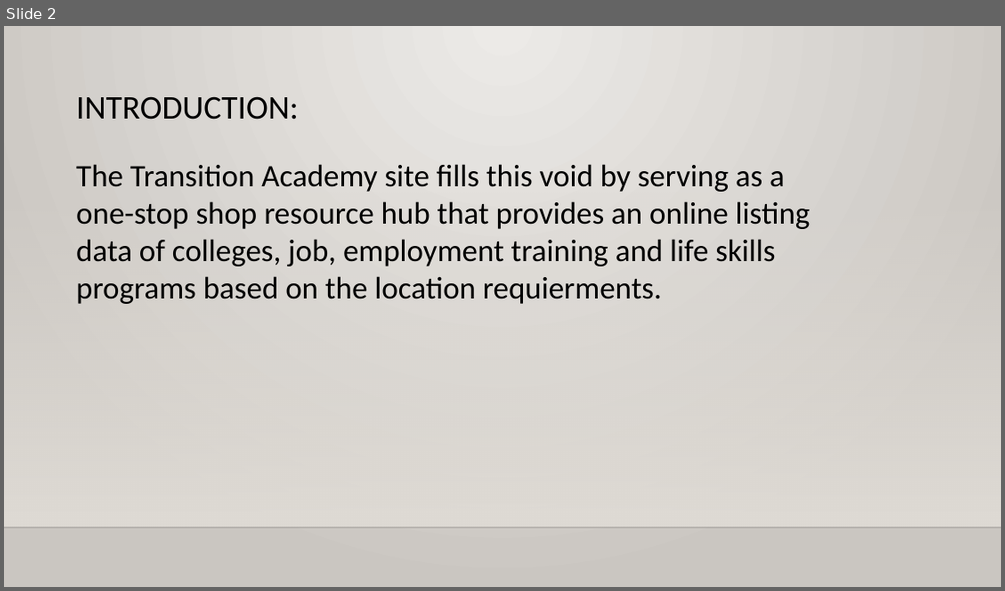
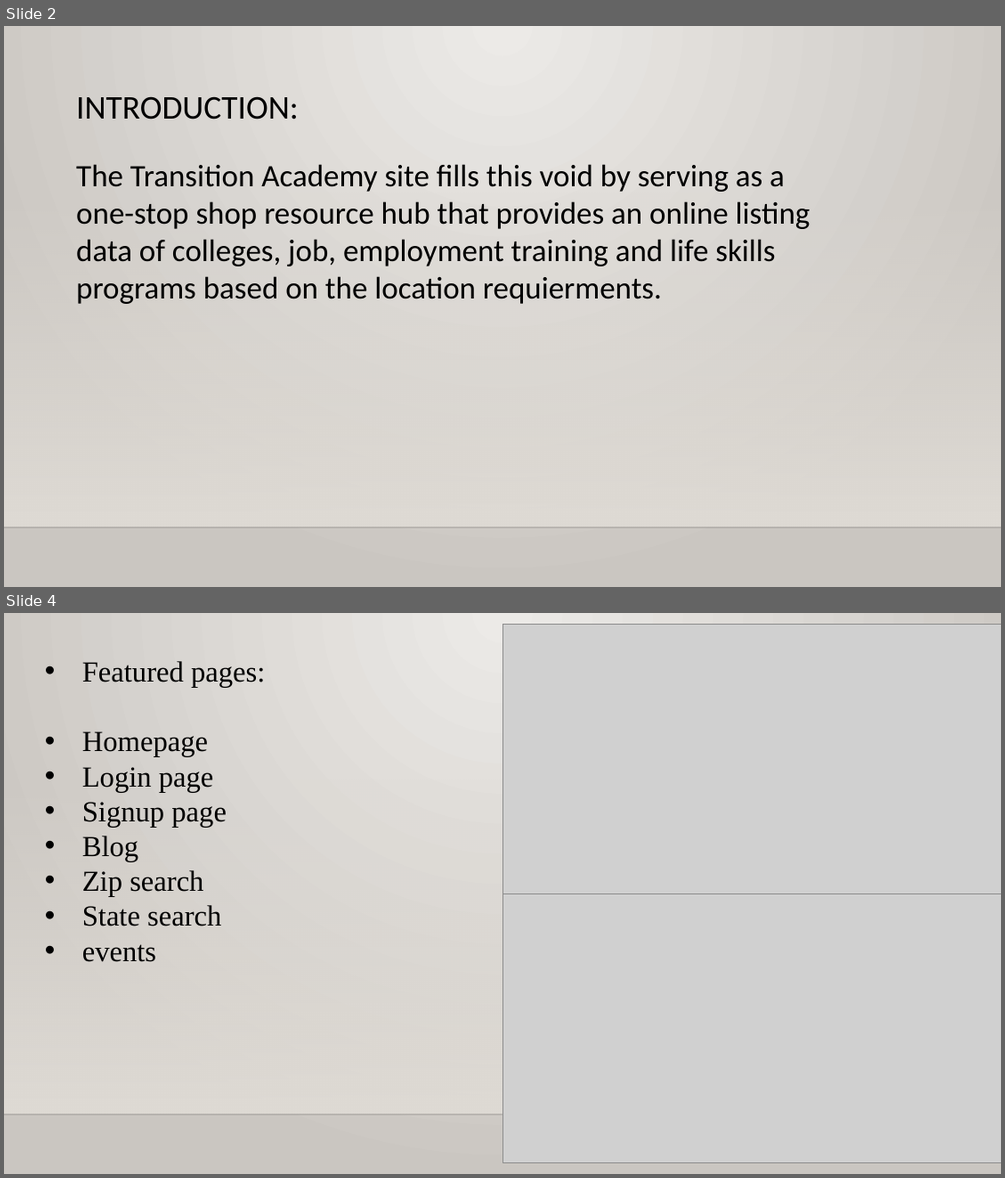
Before and after one commit to srikarpavan/hackathon2019, a slide deck: documentation/The Transition Academy.pptx. Shown one above the other, each under a label of ours: slide 2 before the commit, slides 2 and 4 after it; the slides between them are not shown. The pictures are 1005x591 and 1005x1178 pixels, drawn with LibreOffice and Linux fonts; fonts in the diff are those of the drawing; grey boxes stand for pictures; background and template pictures are left out. Boxes give left, top, right and bottom in pixels: in the first picture for what was removed or moved away, otherwise in the second. Text is boxed around its words. In the diff, an @@ line names an element or a change of style, - is before the commit and + after.

```diff
--- a/documentation/The Transition Academy.pptx
+++ b/documentation/The Transition Academy.pptx
@@ slide 4 added at <box>4,613,1001,1174</box>, background gradient #ECEAE7 to #CAC7C1; not listed: 2 template elements that a slide beside it also shows @@
@@ picture added at <box>502,625,1001,893</box> @@
@@ text added at <box>82,661,265,962</box>, 28 pt, text #000000 @@
+• Featured pages:
+• Homepage
+• Login page
+• Signup page
+• Blog
+• Zip search
+• State search
+• events
@@ picture added at <box>502,893,1001,1163</box> @@
```
Also in this commit, not shown: 3 other slides added, 3 slides removed, 1 other file.
